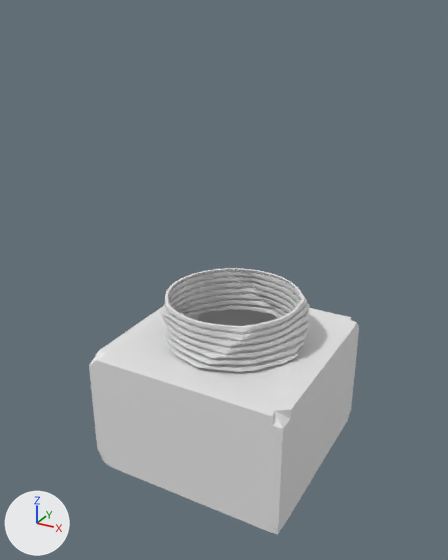
What one commit did to the Blender file tintero.blend.
Rendered twice from a 50 mm lens placed at (2.56, -4.82, 4.35), pointed at (-0.03, -0.1, 1.99). Lighting does not change. The marker at lower left points along +X, +Y and +Z.
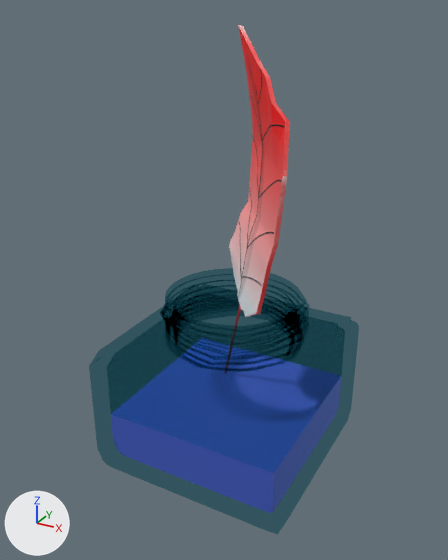
Commit message: Tintero ya hecho
tintero

Where the newer file only moved an object's origin or applied its transform, the numbers keep the older frame.

Edits to the bpy script that builds the scene:
```text
Add img_untitled_001:
    img_untitled_001 = load_image('Untitled.001', 'Pluma.fbm/feather Texture.001.png', 1024, 1024, 'sRGB')
Add img_feather_texture_normal_png:
    img_feather_texture_normal_png = load_image('feather Texture_normal.png', 'Pluma.fbm/feather Texture_normal.png', 1024, 1024, 'Non-Color')
Add img_untitled_002:
    img_untitled_002 = load_image('Untitled.002', 'Pluma.fbm/feather Texture.001.png', 1024, 1024, 'Non-Color')
Add mat_material_003:
    mat_material_003 = principled_material('Material.003')
    mat_material_003.base_color = (0.206, 0.179, 0.802)  # blue #7d75e7
Add mat_material_002:
    mat_material_002 = bpy.data.materials.new('Material.002')
    mat_material_002.use_nodes = True; mat_material_002.node_tree.nodes.clear()
    _N = mat_material_002.node_tree.nodes; _L = mat_material_002.node_tree.links
    n0 = _N.new('ShaderNodeOutputMaterial'); n0.name = 'Material Output'
    n1 = _N.new('ShaderNodeBsdfTransparent'); n1.name = 'Transparent BSDF'
    n1.inputs[0].default_value = (0.518, 0.755, 0.784, 1.0)  # 'Color', cyan #bfe1e5
    _L.new(n1.outputs[0], n0.inputs[0])  # 'BSDF' to 'Surface'
Add mat_material_001:
    mat_material_001 = bpy.data.materials.new('Material.001')
    # uses the picture img_feather_texture_normal_png
    # uses the picture img_untitled_001
    # uses the picture img_untitled_002
Change me_cube:
    used by ob_cube; location = (0.0, 0.0, 0.0)
    remove me_cube.from_pydata(...)  # 2930 vertices, 2886 faces; spans x -1.0..1.0, y -1.0..1.0, z 0.1..1.79
    add me_cube.from_pydata(...)  # 5860 vertices, 5805 faces; spans x -1.0..1.0, y -1.0..1.0, z 0.1..1.79
    me_cube part 1: 2 vertices moved from x 0.52, y 1.0, z 0.91..0.95 to x 0.52, y 1.0, z 0.9..0.96; 2930 vertices added at x -0.89..0.89, y -0.88..0.89, z 0.19..1.69
    me_cube part 2: 2886 faces spanning x -1.0..1.0, y -1.0..1.0, z 0.1..1.79 switch from mat_material (white #e7e7e7) to mat_material_002
    add me_cube.materials.append(mat_material_003)  # blue #7d75e7
Add me_plane_005:
    me_plane_005.from_pydata(...)  # 300 vertices, 271 faces; spans x -1.02..0.45, y -1.47..2.05, z -0.13..0.07
    me_plane_005.materials.append(mat_material_001)
Add ob_plane_005:
    ob_plane_005 = bpy.data.objects.new('Plane.005', me_plane_005)
    ob_plane_005.location = (0.123, -0.021, 1.928)
    ob_plane_005.rotation_euler = (1.588, 0.505, -0.727)  # degrees (91, 29, -42)
```

What differs and where, as boxes [x1, y1, x2, y2] in the pictures (448 x 560 px):
'Plane.005', added: after [229, 25, 290, 326]
part 1 of me_cube, built on (cyan): after [168, 269, 302, 326]
part 2 of me_cube, recoloured: [89, 268, 359, 534] in both
